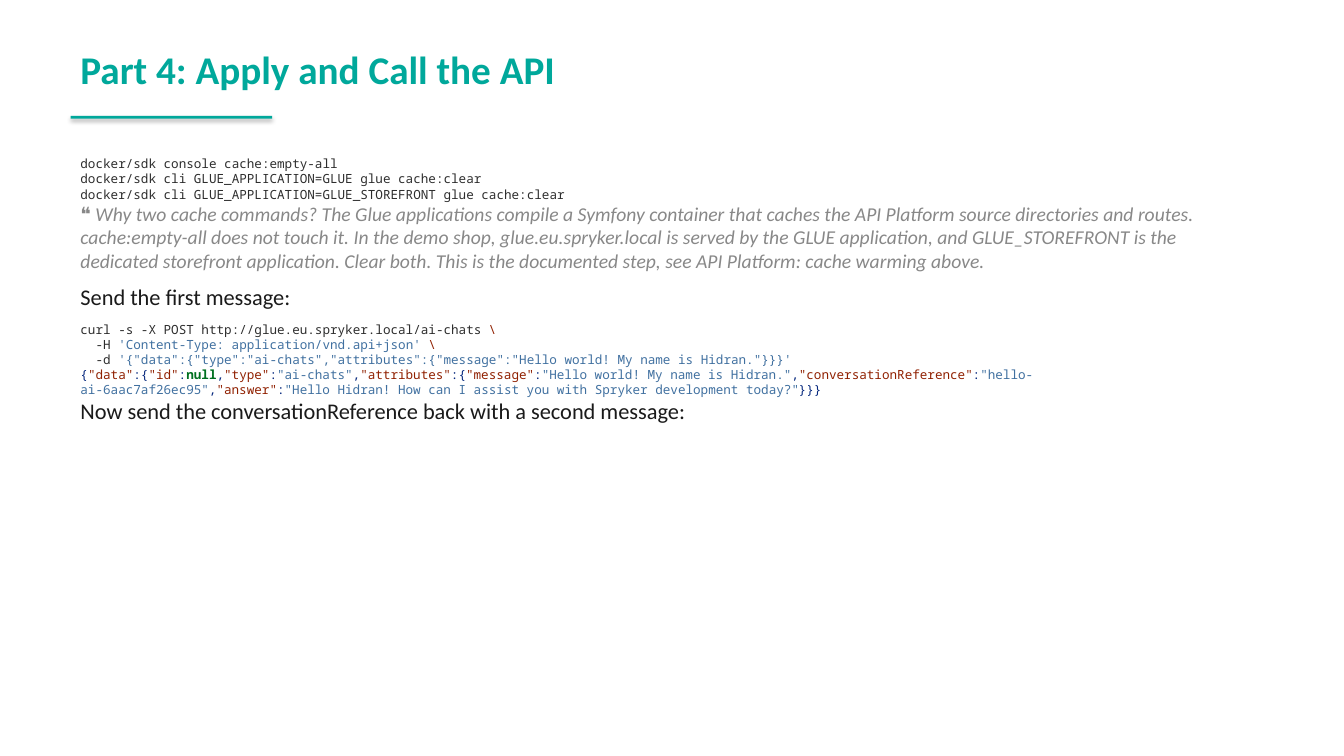
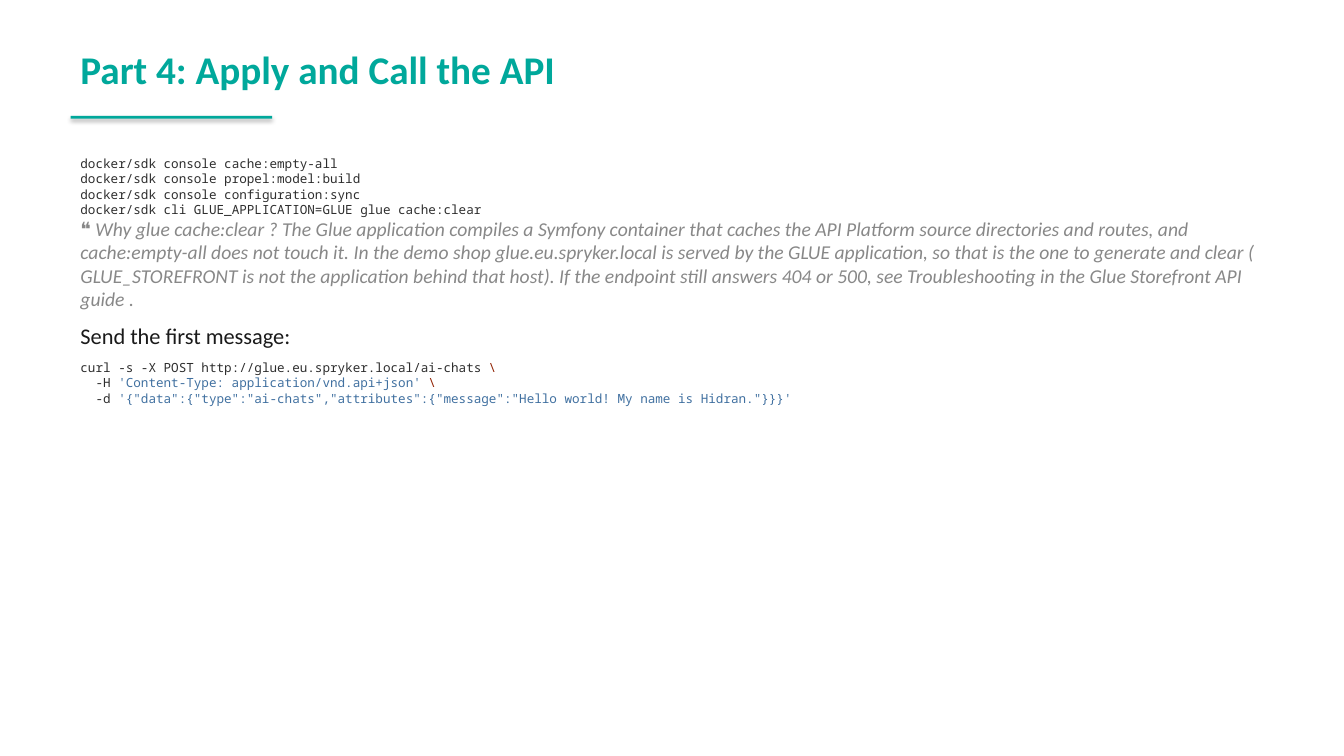
Before and after one commit to spryker-academy/instructor-exercises, a slide deck: slide 46 of guides-pptx/spryker-academy-ai.pptx (slide 44 before the commit). Drawn at 1344x756 pixels with LibreOffice and Linux fonts; fonts in the diff are those of the drawing. Boxes give left, top, right and bottom in pixels: in the first picture for what was removed or moved away, otherwise in the second. Text is boxed around its words. In the diff, an @@ line names an element or a change of style, - is before the commit and + after.

```diff
--- a/guides-pptx/spryker-academy-ai.pptx
+++ b/guides-pptx/spryker-academy-ai.pptx
@@ text at (80, 173, 360, 202): paragraphs added @@
+docker/sdk console propel:model:build
+docker/sdk console configuration:sync
@@ text at (80, 222, 1244, 309): text changed @@
-docker/sdk cli GLUE_APPLICATION=GLUE_STOREFRONT glue cache:clear
-❝ Why two cache commands? The Glue applications compile a Symfony container that caches the API Platform source directories and routes. cache:empty-all does not touch it. In the demo shop, glue.eu.spryker.local is served by the GLUE application, and GLUE_STOREFRONT is the dedicated storefront application. Clear both. This is the documented step, see API Platform: cache warming above.
+❝ Why glue cache:clear ? The Glue application compiles a Symfony container that caches the API Platform source directories and routes, and cache:empty-all does not touch it. In the demo shop glue.eu.spryker.local is served by the GLUE application, so that is the one to generate and clear ( GLUE_STOREFRONT is not the application behind that host). If the endpoint still answers 404 or 500, see Troubleshooting in the Glue Storefront API guide .
@@ text at (80, 369, 1033, 423): paragraphs removed @@
-{"data":{"id":null,"type":"ai-chats","attributes":{"message":"Hello world! My name is Hidran.","conversationReference":"hello-ai-6aac7af26ec95","answer":"Hello Hidran! How can I assist you with Spryker development today?"}}}
-Now send the conversationReference back with a second message:
```
Also in this commit, not shown: 17 other slides changed, 2 slides added, 1 slide removed, 18 other files.
